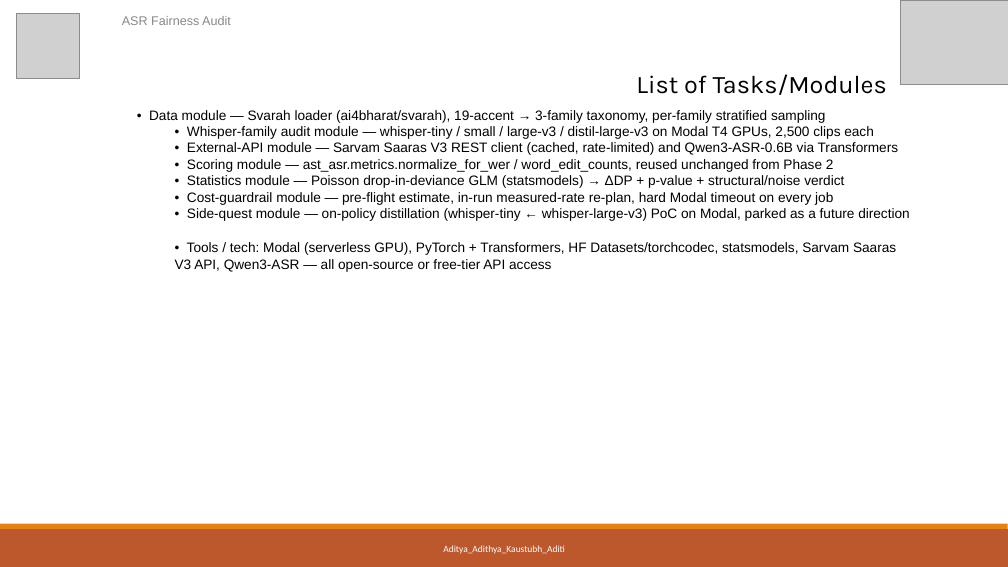
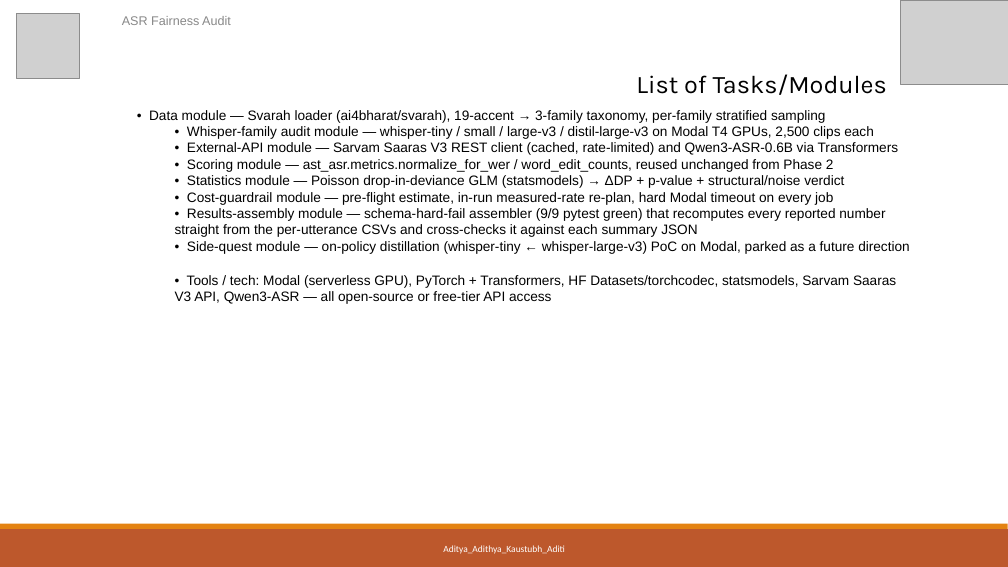
Before and after one commit to snigenigmatic/whispr-nano, a slide deck: slide 6 of docs/PW25_BJD_05_Phase3_Review1.pptx. Drawn at 1008x567 pixels with LibreOffice and Linux fonts; fonts in the diff are those of the drawing; grey boxes stand for pictures. Boxes give left, top, right and bottom in pixels: in the first picture for what was removed or moved away, otherwise in the second. Text is boxed around its words. In the diff, an @@ line names an element or a change of style, - is before the commit and + after.

```diff
--- a/docs/PW25_BJD_05_Phase3_Review1.pptx
+++ b/docs/PW25_BJD_05_Phase3_Review1.pptx
@@ text at (x1=175, y1=208, x2=885, y2=237): paragraph added @@
+• Results-assembly module — schema-hard-fail assembler (9/9 pytest green) that recomputes every reported number straight from the per-utterance CSVs and cross-checks it against each summary JSON
```
Also in this commit, not shown: 1 other slide changed, 2 other files.
